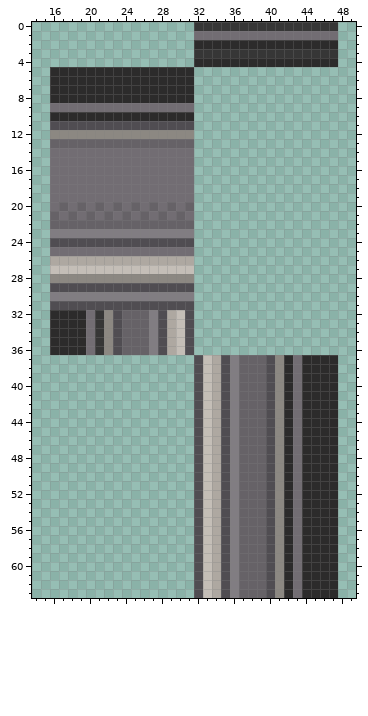
A pixel-art sprite gets an edit: Resources/Textures/Structures/Walls/solid.rsi/solid3.png. That is the earlier state.
The file is 64x64 pixels. Colours within 5 levels of each other are drawn and written as one. Shown: x 14..49, y 0..63.
The result:
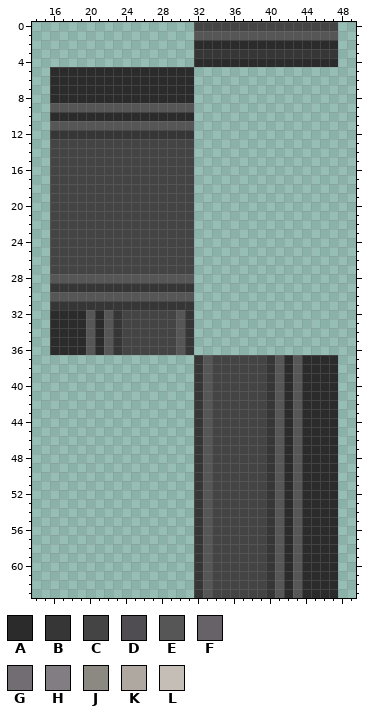
Palette (. is transparent): A #2c2b2b  B #363636  C #444444  D #504d52  E #565656  F #666267  G #726d73  H #817d82  J #8c8882  K #aea8a1  L #c4beb7
From old to new:
@@ x 30..49 @@
- 0 ..BBBBBBBBBBBBBBBB..
- 1 ..GGGGGGGGGGGGGGGG..
+ 0 ..CCCCCCCCCCCCCCCC..
+ 1 ..EEEEEEEEEEEEEEEE..
  2 ..AAAAAAAAAAAAAAAA..
@@ x 14..49 @@
  8 ..AAAAAAAAAAAAAAAA..................
- 9 ..GGGGGGGGGGGGGGGG..................
+ 9 ..EEEEEEEEEEEEEEEE..................
 10 ..AAAAAAAAAAAAAAAA..................
-11 ..DDDDDDDDDDDDDDDD..................
-12 ..JJJJJJJJJJJJJJJJ..................
-13 ..FFFFFFFFFFFFFFFF..................
-14 ..GGGGGGGGGGGGGGGG..................
-15 ..GGGGGGGGGGGGGGGG..................
-16 ..GGGGGGGGGGGGGGGG..................
-17 ..GGGGGGGGGGGGGGGG..................
-18 ..GGGGGGGGGGGGGGGG..................
-19 ..GGGGGGGGGGGGGGGG..................
-20 ..GFGFGFGFGFGFGFGF..................
-21 ..FGFGFGFGFGFGFGFG..................
-22 ..FFFFFFFFFFFFFFFF..................
-23 ..HHHHHHHHHHHHHHHH..................
-24 ..DDDDDDDDDDDDDDDD..................
-25 ..GGGGGGGGGGGGGGGG..................
-26 ..KKKKKKKKKKKKKKKK..................
-27 ..LLLLLLLLLLLLLLLL..................
-28 ..JJJJJJJJJJJJJJJJ..................
-29 ..DDDDDDDDDDDDDDDD..................
-30 ..HHHHHHHHHHHHHHHH..................
-31 ..DDDDDDDDDDDDDDDD..................
-32 ..AAAAGBJDFFFHDKLD..................
-33 ..AAAAGBJDFFFHDKLD..................
-34 ..AAAAGBJDFFFHDKLD..................
-35 ..AAAAGBJDFFFHDKLD..................
-36 ..AAAAGBJDFFFHDKLD..................
-37 ..................DLKDHFFFDJAGAAAA..
-38 ..................DLKDHFFFDJAGAAAA..
-39 ..................DLKDHFFFDJAGAAAA..
-40 ..................DLKDHFFFDJAGAAAA..
-41 ..................DLKDHFFFDJAGAAAA..
-42 ..................DLKDHFFFDJAGAAAA..
-43 ..................DLKDHFFFDJAGAAAA..
-44 ..................DLKDHFFFDJAGAAAA..
-45 ..................DLKDHFFFDJAGAAAA..
-46 ..................DLKDHFFFDJAGAAAA..
-47 ..................DLKDHFFFDJAGAAAA..
-48 ..................DLKDHFFFDJAGAAAA..
-49 ..................DLKDHFFFDJAGAAAA..
-50 ..................DLKDHFFFDJAGAAAA..
-51 ..................DLKDHFFFDJAGAAAA..
-52 ..................DLKDHFFFDJAGAAAA..
-53 ..................DLKDHFFFDJAGAAAA..
-54 ..................DLKDHFFFDJAGAAAA..
-55 ..................DLKDHFFFDJAGAAAA..
-56 ..................DLKDHFFFDJAGAAAA..
-57 ..................DLKDHFFFDJAGAAAA..
-58 ..................DLKDHFFFDJAGAAAA..
-59 ..................DLKDHFFFDJAGAAAA..
-60 ..................DLKDHFFFDJAGAAAA..
-61 ..................DLKDHFFFDJAGAAAA..
-62 ..................DLKDHFFFDJAGAAAA..
-63 ..................DLKDHFFFDJAGAAAA..
+11 ..EEEEEEEEEEEEEEEE..................
+12 ..BBBBBBBBBBBBBBBB..................
+13 ..CCCCCCCCCCCCCCCC..................
+14 ..CCCCCCCCCCCCCCCC..................
+15 ..CCCCCCCCCCCCCCCC..................
+16 ..CCCCCCCCCCCCCCCC..................
+17 ..CCCCCCCCCCCCCCCC..................
+18 ..CCCCCCCCCCCCCCCC..................
+19 ..CCCCCCCCCCCCCCCC..................
+20 ..CCCCCCCCCCCCCCCC..................
+21 ..CCCCCCCCCCCCCCCC..................
+22 ..CCCCCCCCCCCCCCCC..................
+23 ..CCCCCCCCCCCCCCCC..................
+24 ..CCCCCCCCCCCCCCCC..................
+25 ..CCCCCCCCCCCCCCCC..................
+26 ..CCCCCCCCCCCCCCCC..................
+27 ..CCCCCCCCCCCCCCCC..................
+28 ..EEEEEEEEEEEEEEEE..................
+29 ..BBBBBBBBBBBBBBBB..................
+30 ..EEEEEEEEEEEEEEEE..................
+31 ..BBBBBBBBBBBBBBBB..................
+32 ..AAAAEAEBCCCCCCEB..................
+33 ..AAAAEAEBCCCCCCEB..................
+34 ..AAAAEAEBCCCCCCEB..................
+35 ..AAAAEAEBCCCCCCEB..................
+36 ..AAAAEAEBCCCCCCEB..................
+37 ..................BECCCCCCBEAEAAAA..
+38 ..................BECCCCCCBEAEAAAA..
+39 ..................BECCCCCCBEAEAAAA..
+40 ..................BECCCCCCBEAEAAAA..
+41 ..................BECCCCCCBEAEAAAA..
+42 ..................BECCCCCCBEAEAAAA..
+43 ..................BECCCCCCBEAEAAAA..
+44 ..................BECCCCCCBEAEAAAA..
+45 ..................BECCCCCCBEAEAAAA..
+46 ..................BECCCCCCBEAEAAAA..
+47 ..................BECCCCCCBEAEAAAA..
+48 ..................BECCCCCCBEAEAAAA..
+49 ..................BECCCCCCBEAEAAAA..
+50 ..................BECCCCCCBEAEAAAA..
+51 ..................BECCCCCCBEAEAAAA..
+52 ..................BECCCCCCBEAEAAAA..
+53 ..................BECCCCCCBEAEAAAA..
+54 ..................BECCCCCCBEAEAAAA..
+55 ..................BECCCCCCBEAEAAAA..
+56 ..................BECCCCCCBEAEAAAA..
+57 ..................BECCCCCCBEAEAAAA..
+58 ..................BECCCCCCBEAEAAAA..
+59 ..................BECCCCCCBEAEAAAA..
+60 ..................BECCCCCCBEAEAAAA..
+61 ..................BECCCCCCBEAEAAAA..
+62 ..................BECCCCCCBEAEAAAA..
+63 ..................BECCCCCCBEAEAAAA..
Changed places in both pictures, as pixel boxes (x1, y1, x2, y2):
changed: (194, 22, 338, 40)
changed: (50, 103, 302, 598)
